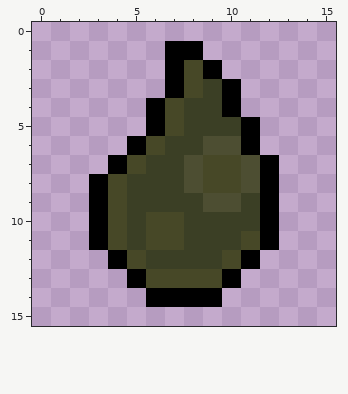
Two states of a pixel-art sprite, src/items/liquids/molten-telebrium.png. The picture above is the old version.
The file is 16x16 pixels. Colours within 5 levels of each other are drawn and written as one.
Now the later version:
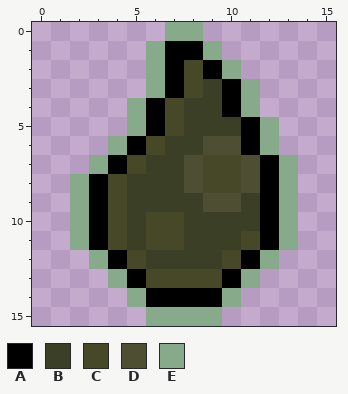
Palette (. is transparent): A #000000  B #3b3f25  C #474827  D #4d4e32  E #87aa8a
From old to new:
y 0: x 7..8 .. -> EE
y 1: x 6 . -> E; x 9 . -> E
y 2: x 6 . -> E; x 10 . -> E
y 3: x 6 . -> E; x 11 . -> E
y 4: x 5 . -> E; x 11 . -> E
y 5: x 5 . -> E; x 12 . -> E
y 6: x 4 . -> E; x 12 . -> E
y 7: x 3 . -> E; x 13 . -> E
y 8..11: x 2 . -> E; x 13 . -> E
y 12: x 3 . -> E; x 12 . -> E
y 13: x 4 . -> E; x 11 . -> E
y 14: x 5 . -> E; x 10 . -> E
y 15: x 6..9 .... -> EEEE
Where, in picture pixels (left, top, right, bottom), the same in both pictures:
added: (70, 22, 298, 326)
